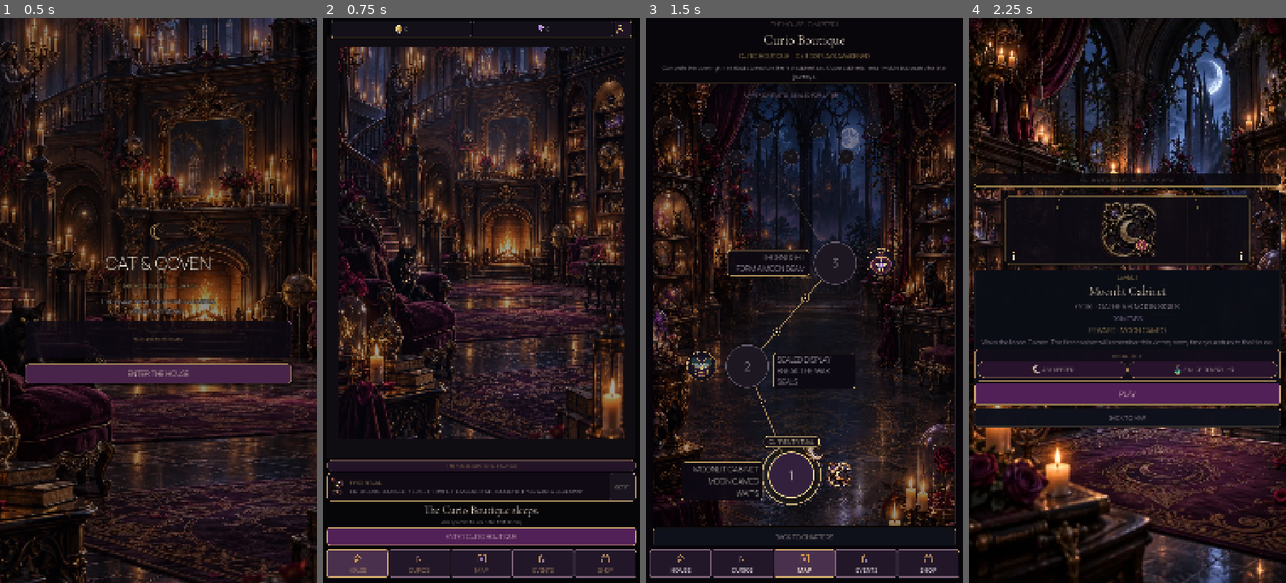
Above: before the commit, frames 1-4 (left to right).
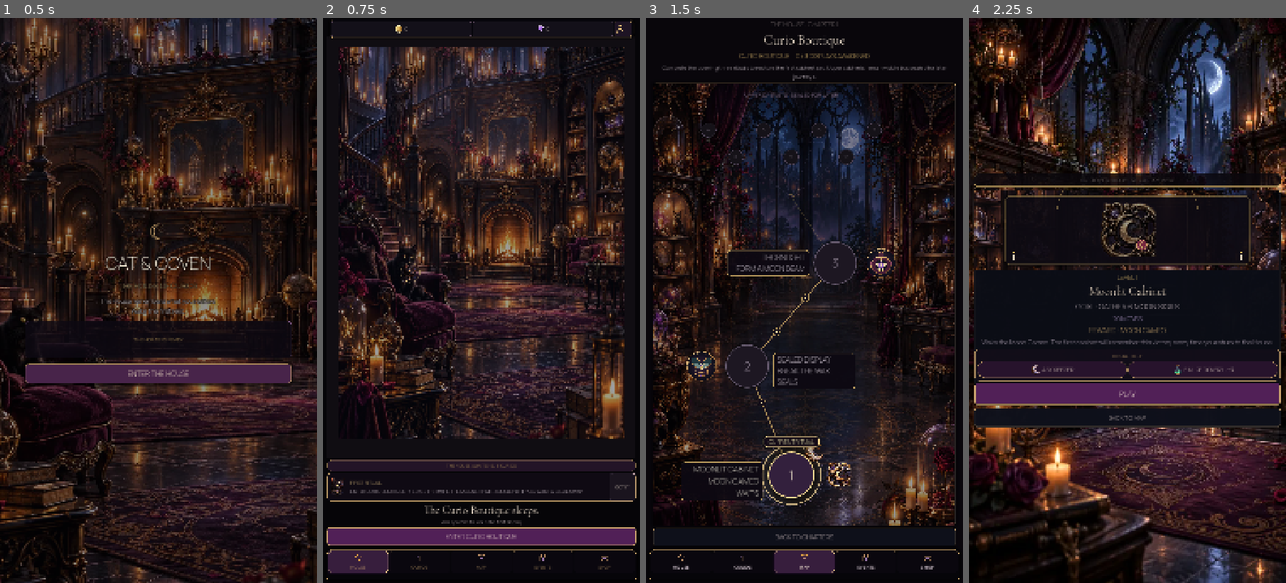
Above: after the commit, the same moments.

Repository: Jay-prodesign/akilta-match3
Game: Godot game, scene res://src/app/app_bootstrap.tscn
Same seed, same stepped clock (60 frames per second), same inputs: the game is played once before the commit and once after it.
Inputs:
- Up to frame 1 (0.5 s): no input
- Up to frame 2 (0.75 s): click "ENTER THE HOUSE" at 0.5 s
- Up to frame 3 (1.5 s): click "ENTER CURIO BOUTIQUE" at 1.25 s
- Up to frame 4 (2.25 s): click "1" at 2 s

Frame 1 is identical in both runs. In frame 2, 4.1% of the frame differs, in the area x 1-99%, y 94-100%; in frame 3, 4.2%; in frame 4, nothing differs.

Commit message:
Refine North Star bottom navigation proportions

Diff:
--- a/src/ui/shared/product_navigation.tscn
+++ b/src/ui/shared/product_navigation.tscn
@@ -2,42 +2,45 @@
 
 
 [sub_resource type="StyleBoxFlat" id="Shell"]
-bg_color = Color(0.035, 0.031, 0.063, 0.985)
+bg_color = Color(0.024, 0.019, 0.038, 0.985)
 border_width_left = 1
-border_width_top = 1
+border_width_top = 2
 border_width_right = 1
 border_width_bottom = 1
-border_color = Color(0.835, 0.678, 0.439, 0.82)
-corner_radius_top_left = 12
-corner_radius_top_right = 12
-corner_radius_bottom_right = 12
-corner_radius_bottom_left = 12
-shadow_color = Color(0, 0, 0, 0.44)
-shadow_size = 8
+border_color = Color(0.878, 0.714, 0.455, 0.88)
+corner_radius_top_left = 18
+corner_radius_top_right = 18
+corner_radius_bottom_right = 8
+corner_radius_bottom_left = 8
+content_margin_left = 5.0
+content_margin_top = 4.0
+content_margin_right = 5.0
+content_margin_bottom = 4.0
+shadow_color = Color(0, 0, 0, 0.62)
+shadow_size = 14
 
 [sub_resource type="StyleBoxFlat" id="NavNormal"]
-bg_color = Color(0.129, 0.09, 0.157, 1)
+bg_color = Color(0.055, 0.038, 0.071, 0.58)
+border_width_top = 1
+border_color = Color(0.831, 0.678, 0.439, 0.12)
+corner_radius_top_left = 13
+corner_radius_top_right = 13
+corner_radius_bottom_right = 13
+corner_radius_bottom_left = 13
+
+[sub_resource type="StyleBoxFlat" id="NavSelected"]
+bg_color = Color(0.229, 0.128, 0.254, 0.9)
 border_width_left = 1
-border_width_top = 1
+border_width_top = 2
 border_width_right = 1
 border_width_bottom = 1
-border_color = Color(0.608, 0.482, 0.569, 0.54)
-corner_radius_top_left = 7
-corner_radius_top_right = 7
-corner_radius_bottom_right = 7
-corner_radius_bottom_left = 7
-
-[sub_resource type="StyleBoxFlat" id="NavSelected"]
-bg_color = Color(0.286, 0.188, 0.298, 1)
-border_width_left = 2
-border_width_top = 2
-border_width_right = 2
-border_width_bottom = 2
-border_color = Color(0.835, 0.678, 0.439, 1)
-corner_radius_top_left = 7
-corner_radius_top_right = 7
-corner_radius_bottom_right = 7
-corner_radius_bottom_left = 7
+border_color = Color(0.941, 0.808, 0.541, 0.96)
+corner_radius_top_left = 13
+corner_radius_top_right = 13
+corner_radius_bottom_right = 13
+corner_radius_bottom_left = 13
+shadow_color = Color(0.188, 0.055, 0.235, 0.36)
+shadow_size = 8
 
 [node name="ProductNavigation" type="PanelContainer"]
 layout_mode = 3
@@ -45,10 +48,10 @@
 anchor_right = 1.0
 anchor_top = 1.0
 anchor_bottom = 1.0
-offset_left = 12.0
-offset_top = -114.0
-offset_right = -12.0
-offset_bottom = -10.0
+offset_left = 6.0
+offset_top = -90.0
+offset_right = -6.0
+offset_bottom = -4.0
 grow_horizontal = 2
 grow_vertical = 0
 z_index = 40
@@ -62,10 +65,10 @@
 [node name="Items" type="HBoxContainer" parent="Scroll"]
 layout_mode = 2
 size_flags_horizontal = 3
-theme_override_constants/separation = 2
+theme_override_constants/separation = 3
 
 [node name="NavHouse" type="Button" parent="Scroll/Items"]
-custom_minimum_size = Vector2(0, 94)
+custom_minimum_size = Vector2(0, 76)
 layout_mode = 2
 size_flags_horizontal = 3
 focus_mode = 1
@@ -84,11 +87,11 @@
 grow_horizontal = 2
 grow_vertical = 2
 mouse_filter = 2
-theme_override_constants/separation = 3
+theme_override_constants/separation = 2
 alignment = 1
 
 [node name="Icon" type="TextureRect" parent="Scroll/Items/NavHouse/Content"]
-custom_minimum_size = Vector2(42, 42)
+custom_minimum_size = Vector2(34, 34)
 layout_mode = 2
 mouse_filter = 2
 expand_mode = 1
@@ -98,12 +101,12 @@
 layout_mode = 2
 mouse_filter = 2
 theme_override_colors/font_color = Color(0.804, 0.749, 0.788, 1)
-theme_override_font_sizes/font_size = 20
+theme_override_font_sizes/font_size = 16
 text = "HOUSE"
 horizontal_alignment = 1
 
 [node name="NavCurios" type="Button" parent="Scroll/Items"]
-custom_minimum_size = Vector2(0, 94)
+custom_minimum_size = Vector2(0, 76)
 layout_mode = 2
 size_flags_horizontal = 3
 focus_mode = 1
@@ -122,11 +125,11 @@
 grow_horizontal = 2
 grow_vertical = 2
 mouse_filter = 2
-theme_override_constants/separation = 3
+theme_override_constants/separation = 2
 alignment = 1
 
 [node name="Icon" type="TextureRect" parent="Scroll/Items/NavCurios/Content"]
-custom_minimum_size = Vector2(42, 42)
+custom_minimum_size = Vector2(34, 34)
 layout_mode = 2
 mouse_filter = 2
 expand_mode = 1
@@ -136,12 +139,12 @@
 layout_mode = 2
 mouse_filter = 2
 theme_override_colors/font_color = Color(0.804, 0.749, 0.788, 1)
-theme_override_font_sizes/font_size = 20
+theme_override_font_sizes/font_size = 16
 text = "CURIOS"
 horizontal_alignment = 1
 
 [node name="NavMap" type="Button" parent="Scroll/Items"]
-custom_minimum_size = Vector2(0, 94)
+custom_minimum_size = Vector2(0, 76)
 layout_mode = 2
 size_flags_horizontal = 3
 focus_mode = 1
@@ -160,11 +163,11 @@
 grow_horizontal = 2
 grow_vertical = 2
 mouse_filter = 2
-theme_override_constants/separation = 3
+theme_override_constants/separation = 2
 alignment = 1
 
 [node name="Icon" type="TextureRect" parent="Scroll/Items/NavMap/Content"]
-custom_minimum_size = Vector2(42, 42)
+custom_minimum_size = Vector2(34, 34)
 layout_mode = 2
 mouse_filter = 2
 expand_mode = 1
@@ -174,12 +177,12 @@
 layout_mode = 2
 mouse_filter = 2
 theme_override_colors/font_color = Color(0.804, 0.749, 0.788, 1)
-theme_override_font_sizes/font_size = 20
+theme_override_font_sizes/font_size = 16
 text = "MAP"
 horizontal_alignment = 1
 
 [node name="NavEvents" type="Button" parent="Scroll/Items"]
-custom_minimum_size = Vector2(0, 94)
+custom_minimum_size = Vector2(0, 76)
 layout_mode = 2
 size_flags_horizontal = 3
 focus_mode = 1
@@ -198,11 +201,11 @@
 grow_horizontal = 2
 grow_vertical = 2
 mouse_filter = 2
-theme_override_constants/separation = 3
+theme_override_constants/separation = 2
 alignment = 1
 
 [node name="Icon" type="TextureRect" parent="Scroll/Items/NavEvents/Content"]
-custom_minimum_size = Vector2(42, 42)
+custom_minimum_size = Vector2(34, 34)
 layout_mode = 2
 mouse_filter = 2
 expand_mode = 1
@@ -212,12 +215,12 @@
 layout_mode = 2
 mouse_filter = 2
 theme_override_colors/font_color = Color(0.804, 0.749, 0.788, 1)
-theme_override_font_sizes/font_size = 20
+theme_override_font_sizes/font_size = 16
 text = "EVENTS"
 horizontal_alignment = 1
 
 [node name="NavShop" type="Button" parent="Scroll/Items"]
-custom_minimum_size = Vector2(0, 94)
+custom_minimum_size = Vector2(0, 76)
 layout_mode = 2
 size_flags_horizontal = 3
 focus_mode = 1
@@ -236,11 +239,11 @@
 grow_horizontal = 2
 grow_vertical = 2
 mouse_filter = 2
-theme_override_constants/separation = 3
+theme_override_constants/separation = 2
 alignment = 1
 
 [node name="Icon" type="TextureRect" parent="Scroll/Items/NavShop/Content"]
-custom_minimum_size = Vector2(42, 42)
+custom_minimum_size = Vector2(34, 34)
 layout_mode = 2
 mouse_filter = 2
 expand_mode = 1
@@ -250,6 +253,6 @@
 layout_mode = 2
 mouse_filter = 2
 theme_override_colors/font_color = Color(0.804, 0.749, 0.788, 1)
-theme_override_font_sizes/font_size = 20
+theme_override_font_sizes/font_size = 16
 text = "SHOP"
 horizontal_alignment = 1
